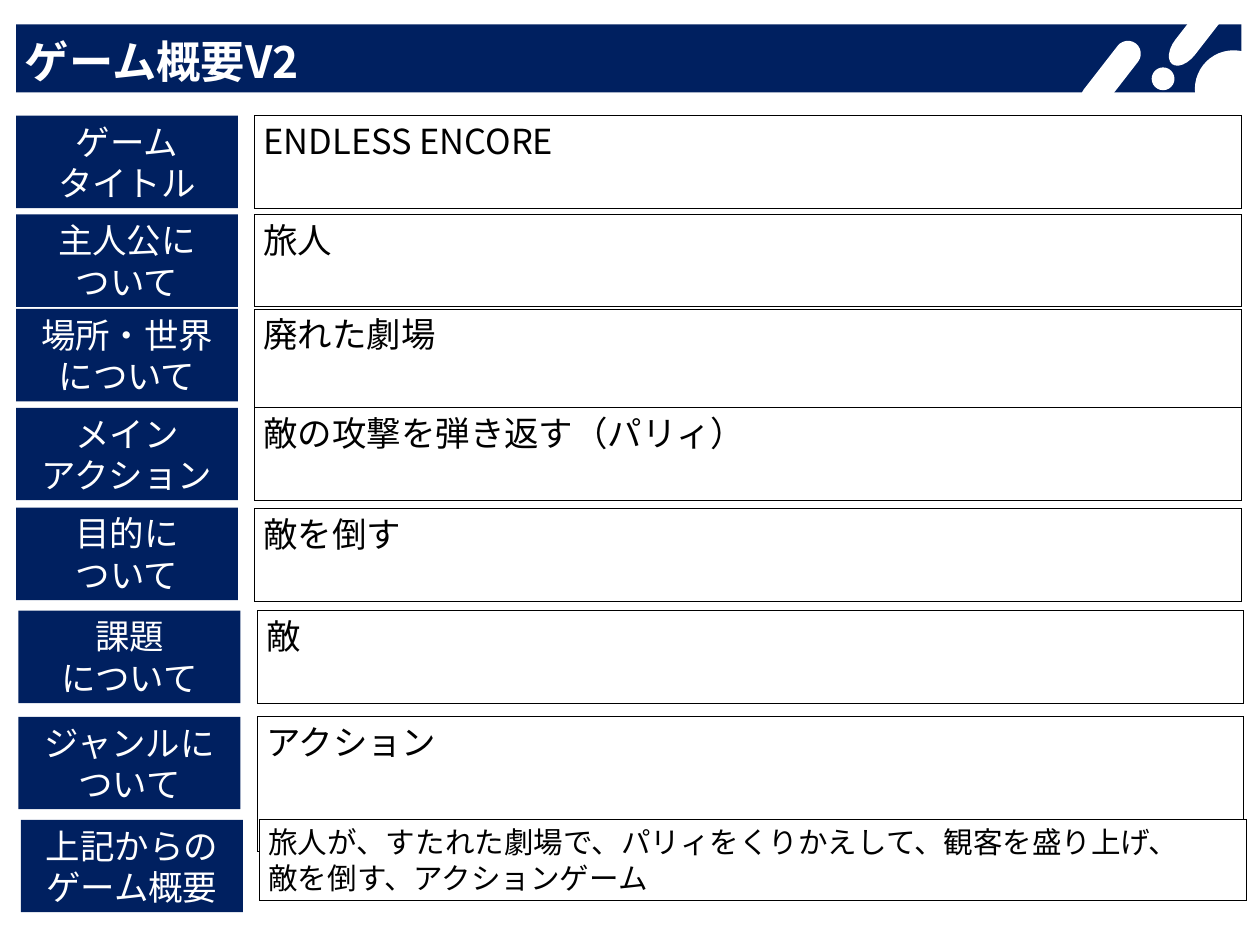
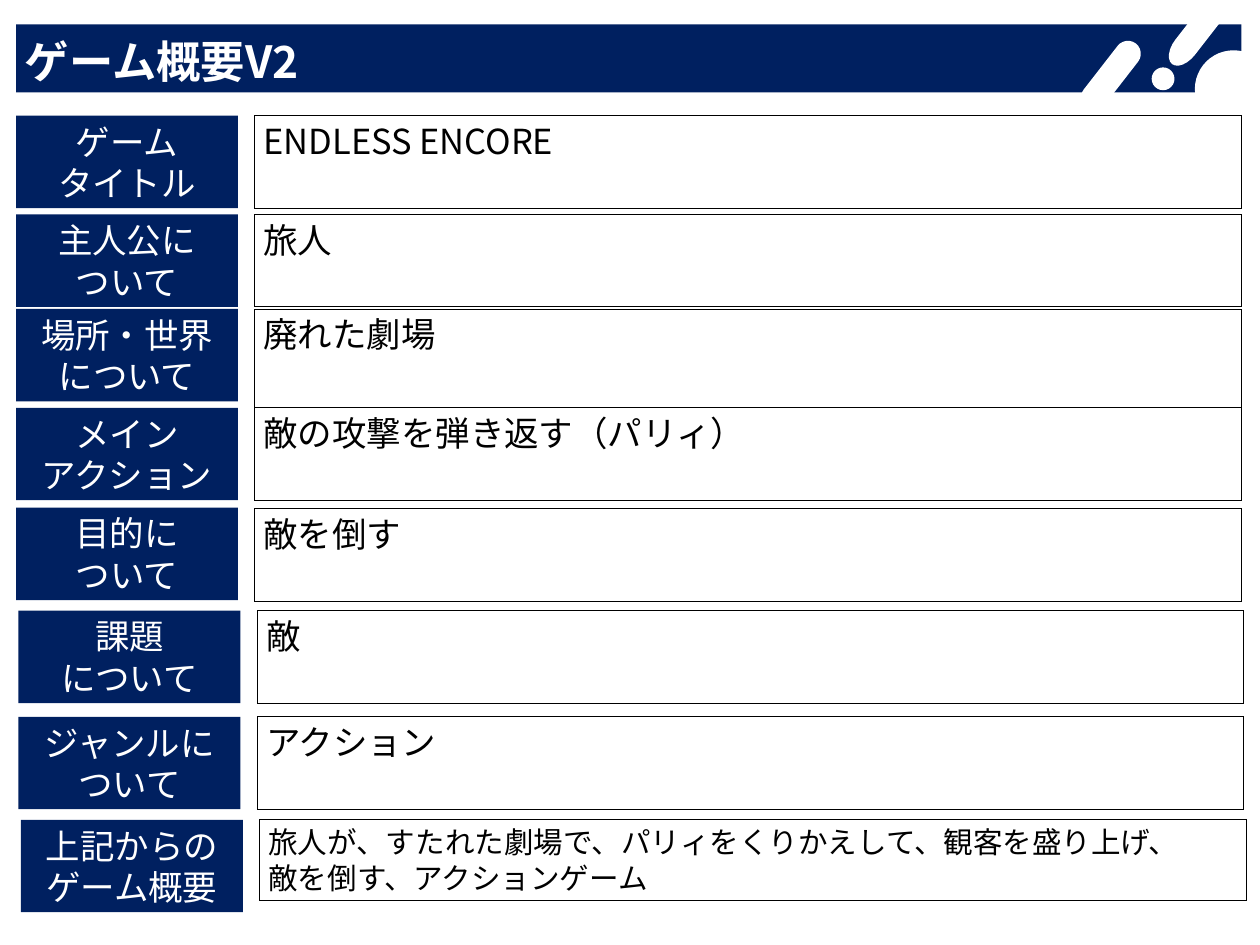
Before and after one commit to KY0614/ENDLESS_ENCORE, a slide deck: slide 1 of 概要/ゲーム概要書V2_4GA4_善原敬子.pptx. Drawn at 1260x945 pixels with LibreOffice and Linux fonts; fonts in the diff are those of the drawing. Boxes give left, top, right and bottom in pixels: in the first picture for what was removed or moved away, otherwise in the second. Text is boxed around its words. In the diff, an @@ line names an element or a change of style, - is before the commit and + after.

```diff
--- a/概要/ゲーム概要書V2_4GA4_善原敬子.pptx
+++ b/概要/ゲーム概要書V2_4GA4_善原敬子.pptx
@@ rectangle "アクション" resized from (x1=257, y1=717, x2=1244, y2=851) to (x1=257, y1=717, x2=1244, y2=809) @@
```
Also in this commit, not shown: 2 other slides changed, 1 slide added, 13 other files.
